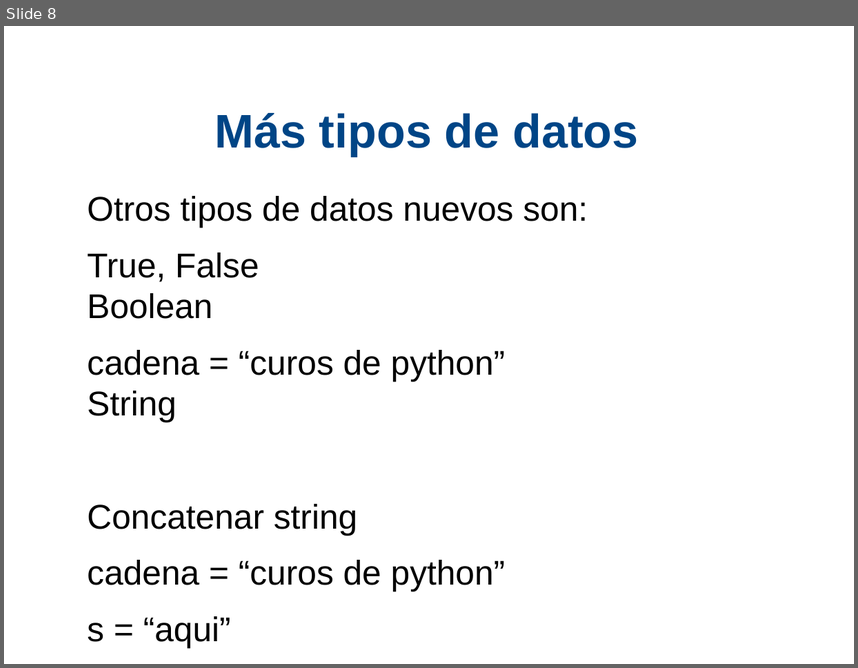
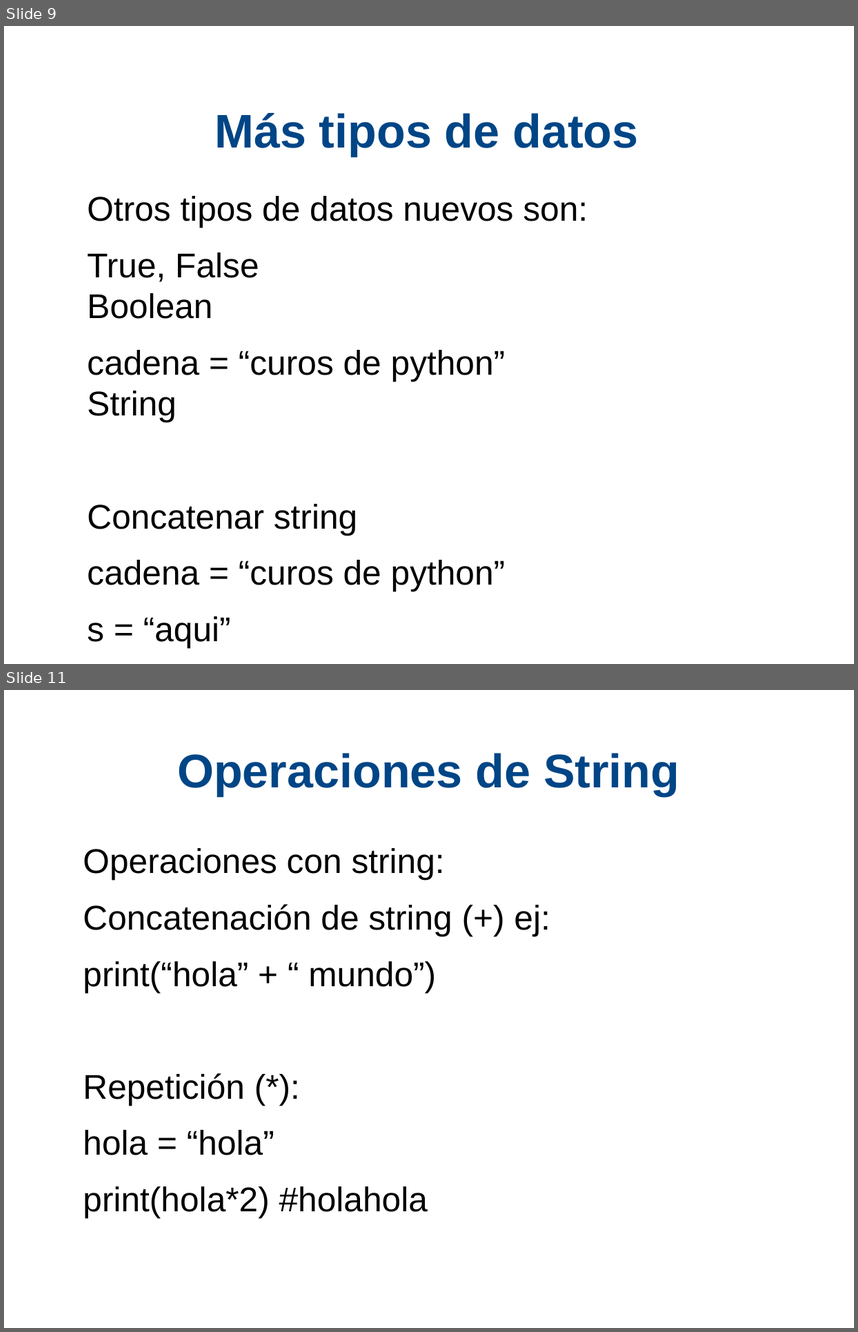
Before and after one commit to xDavidPM/Taller-Python, a slide deck: Python diapositiva.odp. Shown one above the other, each under a label of ours: slide 8 before the commit, slides 9 and 11 after it; the slides between them are not shown. The pictures are 858x668 and 858x1332 pixels, drawn with LibreOffice and Linux fonts; fonts in the diff are those of the drawing; background and template pictures are left out. Boxes give left, top, right and bottom in pixels: in the first picture for what was removed or moved away, otherwise in the second. Text is boxed around its words. In the diff, an @@ line names an element or a change of style, - is before the commit and + after.

```diff
--- a/Python diapositiva.odp
+++ b/Python diapositiva.odp
@@ slide 11 added at bbox=[4, 690, 854, 1328], background #FFFFFF @@
@@ title added at bbox=[177, 753, 680, 796], 44 pt, text #004586, bold @@
+Operaciones de String
@@ text added at bbox=[83, 848, 550, 1217], 32 pt, text #000000 @@
+Operaciones con string:
+Concatenación de string (+) ej:
+print(“hola” + “ mundo”)
+Repetición (*):
+hola = “hola”
+print(hola*2) #holahola
@@ what was slide 8 is now slide 9 @@
```
Also in this commit, not shown: 5 slides changed, 5 other slides added, 1 slide removed, 1 other file.
